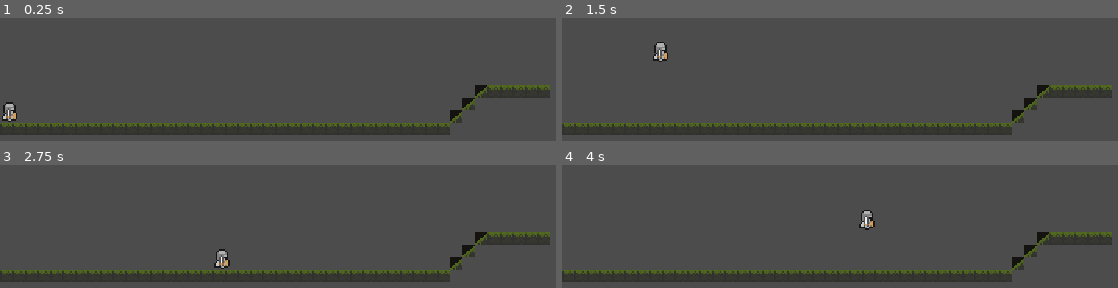
Above: before the commit, frames 1-4 (two rows, left to right).
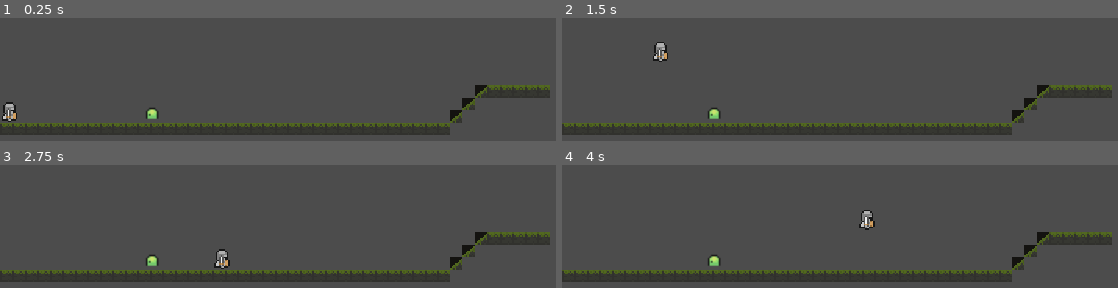
Above: after the commit, the same moments.

Repository: NateWebber/Dandyhacks2020
Game: Godot game, scene res://test.tscn
Same seed, same stepped clock (60 frames per second), same inputs: the game is played once before the commit and once after it.
Inputs:
- Up to frame 1 (0.25 s): no input
- Up to frame 2 (1.5 s): tap Enter at 0.5 s; hold Right (ui_right) from 0.53 s (still down); tap Up (ui_up) at 0.77 s
- Up to frame 3 (2.75 s): tap Up (ui_up) at 1.52 s; release Right (ui_right) at 2.03 s; hold Left (ui_left) from 2.03 s (still down)
- Up to frame 4 (4 s): tap Space at 2.75 s; release Left (ui_left) at 2.78 s; hold Right (ui_right) from 2.78 s (still down); tap Up (ui_up) at 3.02, 3.77 s

The runs differ from the first frame. In frame 1, 0.2% of the frame differs, in the area x 26-29%, y 73-83%; in frame 2, 0.2%; in frame 3, 0.2%; in frame 4, 0.2%.

Commit message:
first enemy test

Diff:
--- /dev/null
+++ b/Godot Project/Enemy_1.gd
@@ -0,0 +1,9 @@
+extends KinematicBody2D
+
+#Find the player
+onready var Player = get_parent().get_node("Player")
+
+
+
+# Called every frame. 'delta' is the elapsed time since the previous frame.
+#func _process(delta):
--- /dev/null
+++ b/Godot Project/Enemy_1.tscn
@@ -0,0 +1,54 @@
+[gd_scene load_steps=8 format=2]
+
+[ext_resource path="res://Enemy_1.gd" type="Script" id=1]
+[ext_resource path="res://assets/MiniWorldSprites/Characters/Monsters/Slime.png" type="Texture" id=2]
+
+[sub_resource type="CircleShape2D" id=1]
+radius = 6.37997
+
+[sub_resource type="Animation" id=2]
+resource_name = "walk"
+length = 0.4
+loop = true
+tracks/0/type = "value"
+tracks/0/path = NodePath("Sprite:frame")
+tracks/0/interp = 1
+tracks/0/loop_wrap = true
+tracks/0/imported = false
+tracks/0/enabled = true
+tracks/0/keys = {
+"times": PoolRealArray( 0, 0.2 ),
+"transitions": PoolRealArray( 1, 1 ),
+"update": 1,
+"values": [ 6, 7 ]
+}
+
+[sub_resource type="AnimationNodeAnimation" id=3]
+animation = "walk"
+
+[sub_resource type="AnimationNodeStateMachine" id=4]
+states/walk/node = SubResource( 3 )
+states/walk/position = Vector2( 180, 56 )
+start_node = "walk"
+
+[sub_resource type="AnimationNodeStateMachinePlayback" id=5]
+
+[node name="Enemy_1" type="KinematicBody2D"]
+script = ExtResource( 1 )
+
+[node name="Sprite" type="Sprite" parent="."]
+texture = ExtResource( 2 )
+vframes = 4
+hframes = 6
+frame = 6
+
+[node name="CollisionShape2D" type="CollisionShape2D" parent="."]
+shape = SubResource( 1 )
+
+[node name="AnimationPlayer" type="AnimationPlayer" parent="."]
+anims/walk = SubResource( 2 )
+
+[node name="AnimationTree" type="AnimationTree" parent="."]
+tree_root = SubResource( 4 )
+anim_player = NodePath("../AnimationPlayer")
+parameters/playback = SubResource( 5 )
--- a/Godot Project/test.tscn
+++ b/Godot Project/test.tscn
@@ -1,18 +1,19 @@
-[gd_scene load_steps=7 format=2]
+[gd_scene load_steps=8 format=2]
 
 [ext_resource path="res://assets/ruins/Ruins.png" type="Texture" id=1]
 [ext_resource path="res://Player.tscn" type="PackedScene" id=2]
+[ext_resource path="res://Enemy_1.tscn" type="PackedScene" id=3]
+
+[sub_resource type="ConvexPolygonShape2D" id=1]
+points = PoolVector2Array( 3.90492, 4.11388, 8, 0, 8, 8, 0, 8 )
 
 [sub_resource type="ConvexPolygonShape2D" id=2]
-points = PoolVector2Array( 3.90492, 4.11388, 8, 0, 8, 8, 0, 8 )
+points = PoolVector2Array( 0, 0, 4.24309, 3.88023, 8, 8, 0, 8 )
 
 [sub_resource type="ConvexPolygonShape2D" id=3]
-points = PoolVector2Array( 0, 0, 4.24309, 3.88023, 8, 8, 0, 8 )
-
-[sub_resource type="ConvexPolygonShape2D" id=4]
 points = PoolVector2Array( 0, 0, 8, 0, 8, 8, 0, 8 )
 
-[sub_resource type="TileSet" id=1]
+[sub_resource type="TileSet" id=4]
 0/name = "Ramp up.png 0"
 0/texture = ExtResource( 1 )
 0/tex_offset = Vector2( 0, 0 )
@@ -80,10 +81,13 @@
 [node name="Node2D" type="Node2D"]
 
 [node name="TileMap" type="TileMap" parent="."]
-tile_set = SubResource( 1 )
+tile_set = SubResource( 4 )
 cell_size = Vector2( 8, 8 )
 format = 1
 tile_data = PoolIntArray( 917542, 0, 0, 917543, 2, 0, 917544, 2, 0, 917545, 2, 0, 917546, 2, 0, 917547, 2, 0, 983077, 0 …(560 unchanged characters)…
 
 [node name="Player" parent="." instance=ExtResource( 2 )]
 position = Vector2( 6.00677, 130.147 )
+
+[node name="Enemy_1" parent="." instance=ExtResource( 3 )]
+position = Vector2( 97.39, 129.604 )
Not shown: 3 places in Godot Project/test.tscn that only renumber resources
